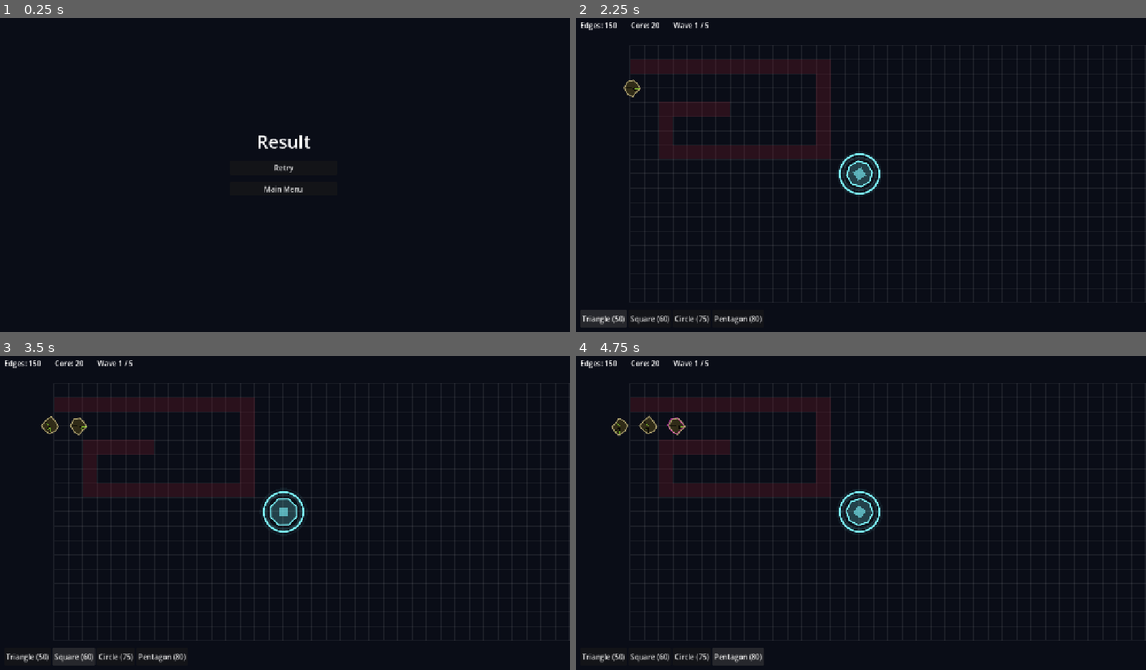
Above: before the commit, frames 1-4 (two rows, left to right).
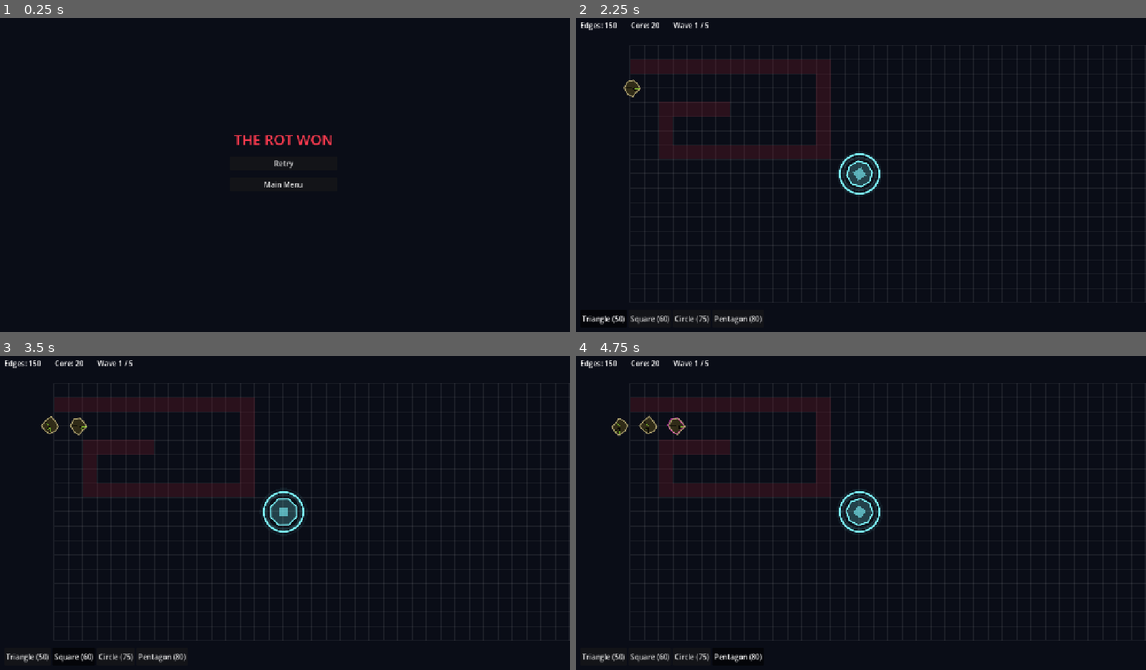
Above: after the commit, the same moments.

Repository: minabeikzadeh/GeometryRot
Game: Godot game, scene res://scenes/win_lose.tscn
Same seed, same stepped clock (60 frames per second), same inputs: the game is played once before the commit and once after it. This scene is started directly instead of the project's main scene.
Inputs:
- Up to frame 1 (0.25 s): no input
- Up to frame 2 (2.25 s): click "Retry" at 0.5 s; click "Start Wave" at 1.25 s; click "Triangle (50)" at 2 s
- Up to frame 3 (3.5 s): click "Square (60)" at 2.75 s
- Up to frame 4 (4.75 s): click "Circle (75)" at 3.5 s; click "Pentagon (80)" at 4.25 s

The runs differ from the first frame. In frame 1, 0.7% of the frame differs, in the area x 41-59%, y 37-56%; in frame 2, 0.4%; in frame 3, 0.3%; in frame 4, 0.4%.

Commit message:
Add toast messages and result screen

Diff:
--- a/scenes/hud.tscn
+++ b/scenes/hud.tscn
@@ -59,3 +59,17 @@
 grow_horizontal = 0
 grow_vertical = 0
 text = "Start Wave"
+
+[node name="Toast" type="Label" parent="Root"]
+modulate = Color(1, 1, 1, 0)
+layout_mode = 1
+anchors_preset = 5
+anchor_left = 0.5
+anchor_right = 0.5
+offset_left = -300.0
+offset_top = 56.0
+offset_right = 300.0
+offset_bottom = 92.0
+grow_horizontal = 2
+theme_override_font_sizes/font_size = 22
+horizontal_alignment = 1
--- a/scripts/ui/hud.gd
+++ b/scripts/ui/hud.gd
@@ -1,23 +1,54 @@
 extends CanvasLayer
-## Edges, Core health, wave counter, and shape picker. OWNER: Member 3.
+## Edges, Core health, wave counter, shape picker, and short messages. OWNER: Member 3.
 
 @export var game_manager: GameManager
+
+var _toast_tween: Tween
 
 @onready var edges_label: Label = $Root/TopBar/EdgesLabel
 @onready var core_label: Label = $Root/TopBar/CoreLabel
 @onready var wave_label: Label = $Root/TopBar/WaveLabel
 @onready var shape_buttons: HBoxContainer = $Root/ShapeBar
+@onready var toast: Label = $Root/Toast
 
 
 func _ready() -> void:
 	GameEvents.edges_changed.connect(func(v): edges_label.text = "Edges: %d" % v)
 	GameEvents.core_health_changed.connect(func(v): core_label.text = "Core: %d" % v)
-	GameEvents.wave_started.connect(func(i): wave_label.text = "Wave %d / %d" % [i + 1, GameData.waves.size()])
+	GameEvents.wave_started.connect(
+		func(i): wave_label.text = "Wave %d / %d" % [i + 1, GameData.waves.size()]
+	)
+	GameEvents.placement_failed.connect(func(msg): show_toast(msg, Color("#ff6b6b")))
+	GameEvents.merge_failed.connect(func(msg): show_toast(msg, Color("#ff6b6b")))
+	GameEvents.merge_completed.connect(
+		func(t): show_toast("Merged into %s!" % t.stats["name"], Color("#7dff9a"))
+	)
+	GameEvents.tower_selected.connect(
+		func(_t): show_toast("Now click an adjacent shape to merge", Color("#cfd8ff"))
+	)
+
+	var group := ButtonGroup.new()
 	for id in ["triangle", "square", "circle", "pentagon"]:
 		var b := Button.new()
 		b.text = "%s (%d)" % [GameData.shapes[id]["name"], GameData.shapes[id]["cost"]]
+		b.toggle_mode = true
+		b.button_group = group
+		b.button_pressed = (id == game_manager.selected_shape_id)
 		b.pressed.connect(func(): game_manager.selected_shape_id = id)
 		shape_buttons.add_child(b)
-	$Root/StartWaveButton.pressed.connect(func():
-		game_manager.start_first_wave()
-		$Root/StartWaveButton.hide())
+	$Root/StartWaveButton.pressed.connect(
+		func():
+			game_manager.start_first_wave()
+			$Root/StartWaveButton.hide()
+	)
+
+
+func show_toast(text: String, color: Color = Color.WHITE) -> void:
+	toast.text = text
+	toast.add_theme_color_override("font_color", color)
+	if _toast_tween:
+		_toast_tween.kill()
+	toast.modulate.a = 1.0
+	_toast_tween = create_tween()
+	_toast_tween.tween_interval(1.4)
+	_toast_tween.tween_property(toast, "modulate:a", 0.0, 0.5)
--- a/scripts/ui/main_menu.gd
+++ b/scripts/ui/main_menu.gd
@@ -3,5 +3,7 @@
 
 
 func _ready() -> void:
-	$VBox/PlayButton.pressed.connect(func(): get_tree().change_scene_to_file("res://scenes/level.tscn"))
+	$VBox/PlayButton.pressed.connect(
+		func(): get_tree().change_scene_to_file("res://scenes/level.tscn")
+	)
 	$VBox/QuitButton.pressed.connect(func(): get_tree().quit())
--- a/scripts/ui/win_lose.gd
+++ b/scripts/ui/win_lose.gd
@@ -3,6 +3,14 @@
 
 
 func _ready() -> void:
-	# TODO: show "Core saved!" or "The Rot won" depending on the result.
-	$VBox/RetryButton.pressed.connect(func(): get_tree().change_scene_to_file("res://scenes/level.tscn"))
-	$VBox/MenuButton.pressed.connect(func(): get_tree().change_scene_to_file("res://scenes/main_menu.tscn"))
+	var won: bool = GameData.last_result == "won"
+	var title: Label = $VBox/Title
+	title.text = "CORE SAVED" if won else "THE ROT WON"
+	title.add_theme_font_size_override("font_size", 32)
+	title.add_theme_color_override("font_color", Color("#7df9ff") if won else Color("#ff3b4f"))
+	$VBox/RetryButton.pressed.connect(
+		func(): get_tree().change_scene_to_file("res://scenes/level.tscn")
+	)
+	$VBox/MenuButton.pressed.connect(
+		func(): get_tree().change_scene_to_file("res://scenes/main_menu.tscn")
+	)
